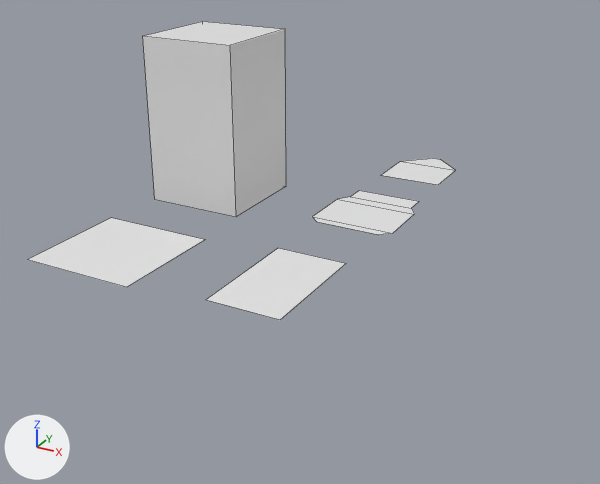
An edit to the Blender file meshes/tiles.blend, drawn before and after from the same camera.
Rendered twice from a 50 mm camera at (5.48, -9.34, 5.51) aimed at (-0.67, 1.85, -0.09). The lights are fixed; the arrows at lower left show +X, +Y and +Z. Mesh edges are drawn as thin lines.

Objects in the first picture: 'empty', 'path_end', 'path_start', 'path_straight', 'pillar'.
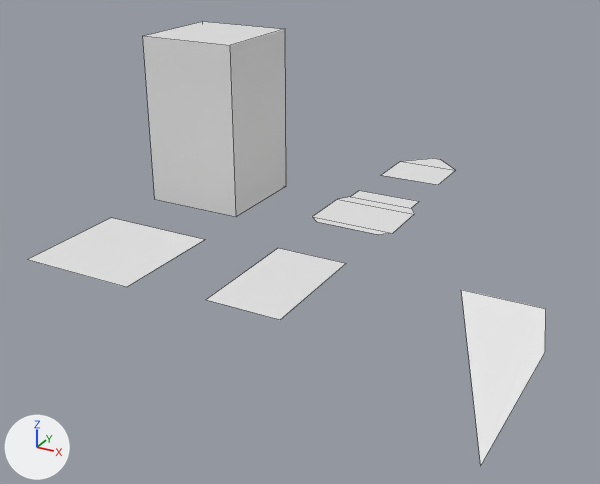
Commit message: Add a bad path_left tile

What differs and where, as boxes [x1, y1, x2, y2] in the pictures (600 x 484 px):
'path_left', added: after [461, 290, 546, 465]

Edits to the bpy script that builds the scene:
```text
Add me_plane_005:
    me_plane_005.from_pydata([(1.0, -1.0, 0.0), (1.0, 1.0, 0.0), (0.53, -1.39, -0.83), (0.79, 0.28, -0.09), (-0.59, 1.0, 0.15), (0.59, 1.0, 0.15)], [(0, 1)], [(2, 3, 5, 4)])
Add ob_path_left:
    ob_path_left = bpy.data.objects.new('path_left', me_plane_005)
    ob_path_left.location = (3.0, 0.0, 0.0)
```
